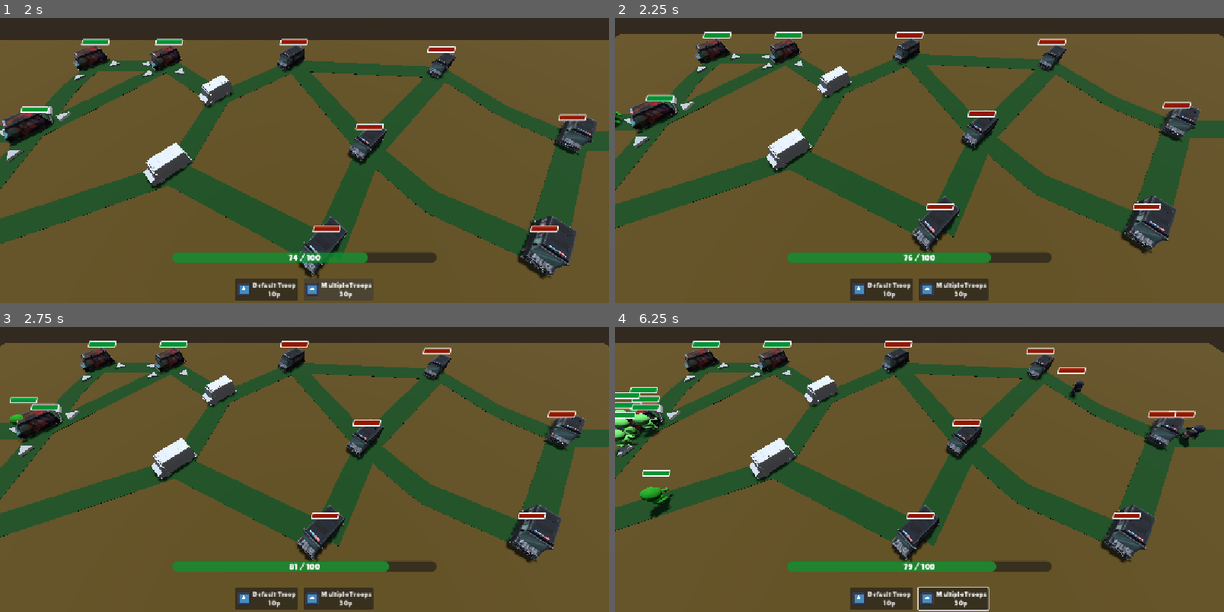
Above: before the commit, frames 1-4 (two rows, left to right).
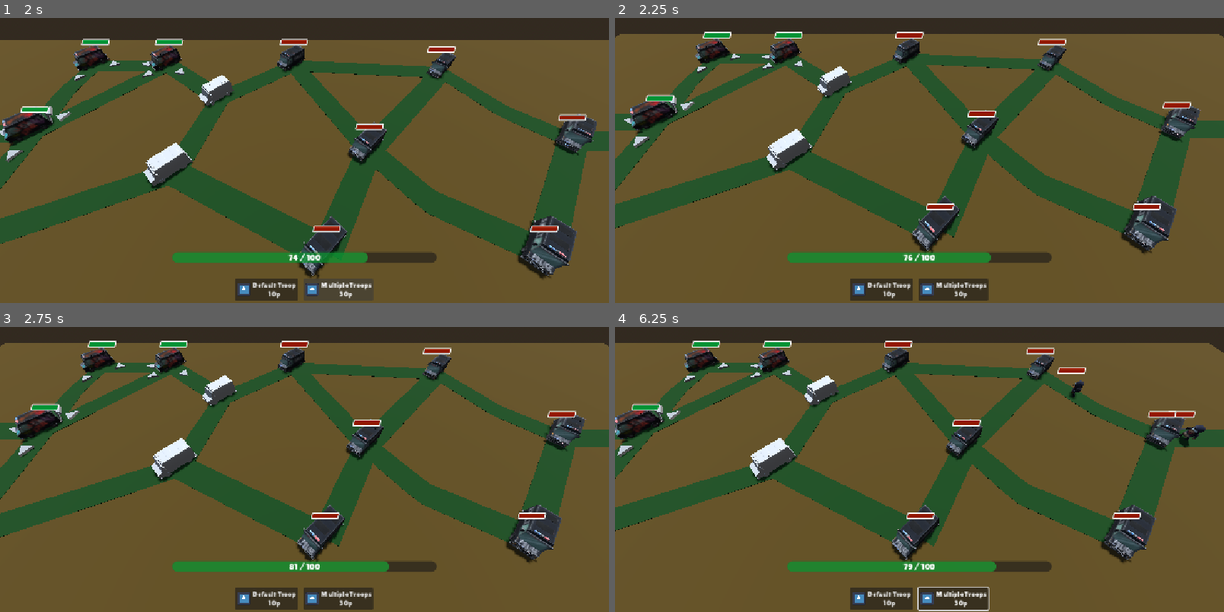
Above: after the commit, the same moments.

Repository: redd096/CrossCommunityGameJam2026
Game: Godot game, scene res://Scenes/game_scene_2.tscn
Same seed, same stepped clock (60 frames per second), same inputs: the game is played once before the commit and once after it. This scene is started directly instead of the project's main scene. The engine's default icon, where the game draws it, is replaced by a stand-in: a white triangle on a blue panel in a dark square.
Inputs (mouse positions are in pixels of both pictures, inside the frame that each line leads up to):
- Up to frame 1 (2 s): click "Default Troop 10p" at 0.5 s; click "Multiple Troops 30p" at 1.25 s
- Up to frame 2 (2.25 s): move the mouse to (889, 200) at 2.02 s; hold Up (ui_up) from 2.03 s (still down); tap S (camera_down) at 2.1 s; click (889, 200) at 2.17 s
- Up to frame 3 (2.75 s): keep holding Up (ui_up)
- Up to frame 4 (6.25 s): release Up (ui_up) at 2.75 s; drag from (1102, 492) to (889, 509) at 2.77 s; move the mouse to (736, 389) at 3.52 s; hold Left (ui_left) 3.53-4.25 s; tap D (camera_right) at 3.6 s; drag from (949, 441) to (736, 389) at 4.27 s; move the mouse to (828, 355) at 5.02 s; hold Down (ui_down) 5.03-5.75 s; tap E (camera_rotate_right) at 5.1 s; tap Enter (ui_accept) at 5.27 s; drag from (1053, 423) to (828, 355) at 5.77 s

Frame 1 is identical in both runs. In frame 2, less than 0.1% of the frame differs, in the area x 0-2%, y 32-39%; in frame 3, 0.2%; in frame 4, 1.4%, in the area x 0-10%, y 21-67%.

Commit message:
avoid player units to moves without select arrow

Diff:
--- a/Scripts/units/player/states/player_idle_state.gd
+++ b/Scripts/units/player/states/player_idle_state.gd
@@ -68,19 +68,19 @@
 	if current_node.selected_path != null:
 		return current_node.selected_path
 
-	# if there is only one path, move to it
-	if current_node.paths.size() == 1:
-		return current_node.paths[0]
+	# # if there is only one path, move to it
+	# if current_node.paths.size() == 1:
+	# 	return current_node.paths[0]
 
-	# if there is only one path to a node that isn't already of the player, move to it
-	var paths_to_conquer: Array[MapPath] = current_node.paths.filter(_is_path_to_conquer)
-	if paths_to_conquer.size() == 1:
-		return paths_to_conquer[0]
+	# # if there is only one path to a node that isn't already of the player, move to it
+	# var paths_to_conquer: Array[MapPath] = current_node.paths.filter(_is_path_to_conquer)
+	# if paths_to_conquer.size() == 1:
+	# 	return paths_to_conquer[0]
 
 	# else, wait for player to select a path
 	return null
 
 
-func _is_path_to_conquer(path: MapPath) -> bool:
-	var target_node: MapNode = path.get_target_node(current_node)
-	return target_node.current_faction != UnitUtilities.ECharacterFaction.PLAYER
+# func _is_path_to_conquer(path: MapPath) -> bool:
+# 	var target_node: MapNode = path.get_target_node(current_node)
+# 	return target_node.current_faction != UnitUtilities.ECharacterFaction.PLAYER
